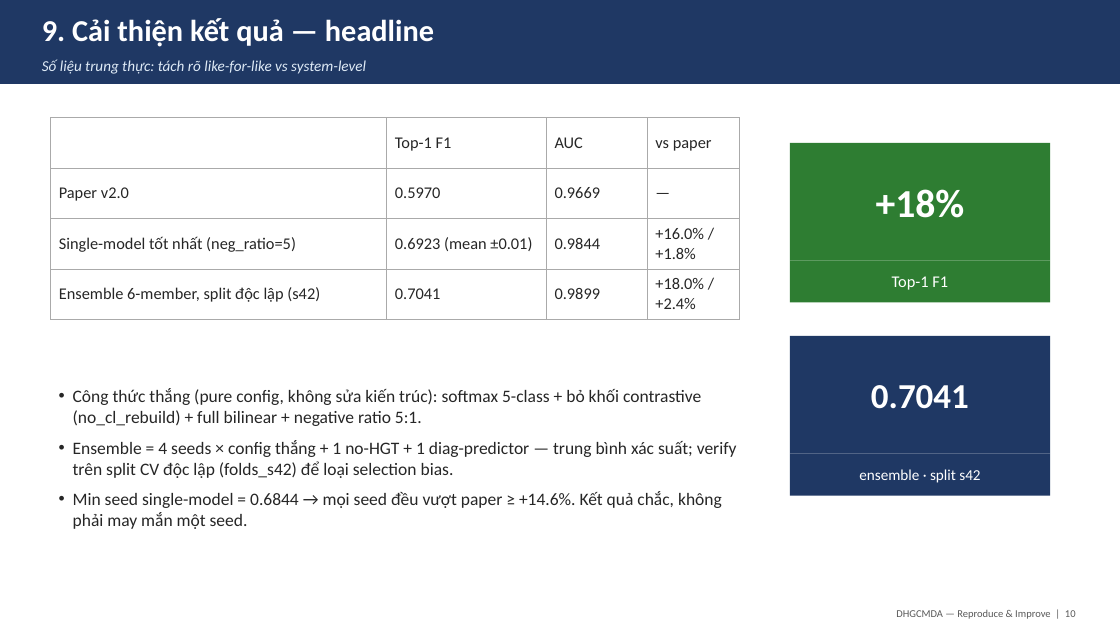
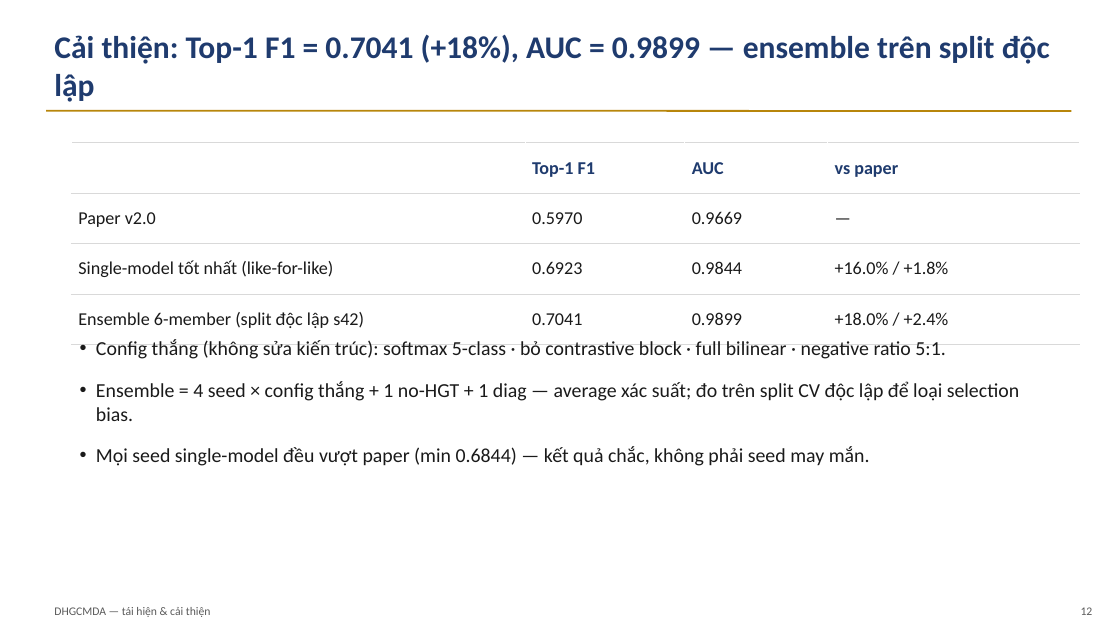
Before and after one commit to hoangtien07/DHGCMDA-fork, a slide deck: slide 12 of Slide_BaoCao_DHGCMDA.pptx (slide 10 before the commit). Drawn at 1120x630 pixels with LibreOffice and Linux fonts; fonts in the diff are those of the drawing. Boxes give left, top, right and bottom in pixels: in the first picture for what was removed or moved away, otherwise in the second. Text is boxed around its words. In the diff, an @@ line names an element or a change of style, - is before the commit and + after.

```diff
--- a/Slide_BaoCao_DHGCMDA.pptx
+++ b/Slide_BaoCao_DHGCMDA.pptx
@@ rectangle removed at (x1=0, y1=0, x2=1120, y2=84) @@
@@ text removed at (x1=42, y1=18, x2=434, y2=47) @@
-9. Cải thiện kết quả — headline
@@ text removed at (x1=42, y1=59, x2=366, y2=74) @@
-Số liệu trung thực: tách rõ like-for-like vs system-level
@@ text added at (x1=54, y1=35, x2=1050, y2=102), 27 pt, text #1F3B6E, bold @@
+Cải thiện: Top-1 F1 = 0.7041 (+18%), AUC = 0.9899 — ensemble trên split độc lập
@@ line added from (46, 111) to (1071, 111), #B8860B 1.5 pt @@
@@ table at (x1=71, y1=143, x2=1080, y2=332) @@
-row 3, column 1: Single-model tốt nhất (neg_ratio=5)
+row 3, column 1: Single-model tốt nhất (like-for-like)
-row 3, column 2: 0.6923 (mean ±0.01)
+row 3, column 2: 0.6923
-row 4, column 1: Ensemble 6-member, split độc lập (s42)
+row 4, column 1: Ensemble 6-member (split độc lập s42)
@@ fill none to #FFFFFF in 15 cells @@
@@ size 14 to 15.5 pt in "Top-1 F1", "AUC", "vs paper", "Paper v2.0" and 8 more places @@
@@ text colour #262626 to #1F3B6E, bold on in "Top-1 F1", "AUC", "vs paper" @@
@@ text colour #262626 to #1A1A1A in "Paper v2.0", "0.5970", "0.9669", "—" and 5 more places @@
@@ borders changed @@
@@ table resized from (x1=50, y1=118, x2=739, y2=313) to (x1=71, y1=143, x2=1080, y2=332) @@
@@ rectangle removed at (x1=790, y1=143, x2=1050, y2=260) @@
-+18%
@@ rectangle removed at (x1=790, y1=260, x2=1050, y2=302) @@
-Top-1 F1
@@ text "Config thắng (không sửa kiến ..." at (x1=96, y1=339, x2=1019, y2=466): vertical alignment middle to top @@
@@ text at (x1=96, y1=339, x2=1019, y2=466): text changed; size 15 to 17 pt; text colour #262626 to #1A1A1A @@
-• Công thức thắng (pure config, không sửa kiến trúc): softmax 5-class + bỏ khối contrastive (no_cl_rebuild) + full bilinear + negative ratio 5:1.
-• Ensemble = 4 seeds × config thắng + 1 no-HGT + 1 diag-predictor — trung bình xác suất; verify trên split CV độc lập (folds_s42) để loại selection bias.
-• Min seed single-model = 0.6844 → mọi seed đều vượt paper ≥ +14.6%. Kết quả chắc, không phải may mắn một seed.
+• Config thắng (không sửa kiến trúc): softmax 5-class · bỏ contrastive block · full bilinear · negative ratio 5:1.
+• Ensemble = 4 seed × config thắng + 1 no-HGT + 1 diag — average xác suất; đo trên split CV độc lập để loại selection bias.
+• Mọi seed single-model đều vượt paper (min 0.6844) — kết quả chắc, không phải seed may mắn.
@@ rectangle removed at (x1=790, y1=336, x2=1050, y2=454) @@
-0.7041
@@ rectangle removed at (x1=790, y1=454, x2=1050, y2=496) @@
-ensemble · split s42
@@ text added at (x1=54, y1=607, x2=211, y2=617), 10 pt, text #5A5A5A @@
+DHGCMDA — tái hiện & cải thiện
@@ text removed at (x1=896, y1=610, x2=1076, y2=619) @@
-DHGCMDA — Reproduce & Improve | 10
@@ text added at (x1=1081, y1=607, x2=1093, y2=615), 10 pt, text #5A5A5A @@
+12
```
Also in this commit, not shown: 5 other slides changed, 9 slides added, 7 slides removed, 1 other file.
